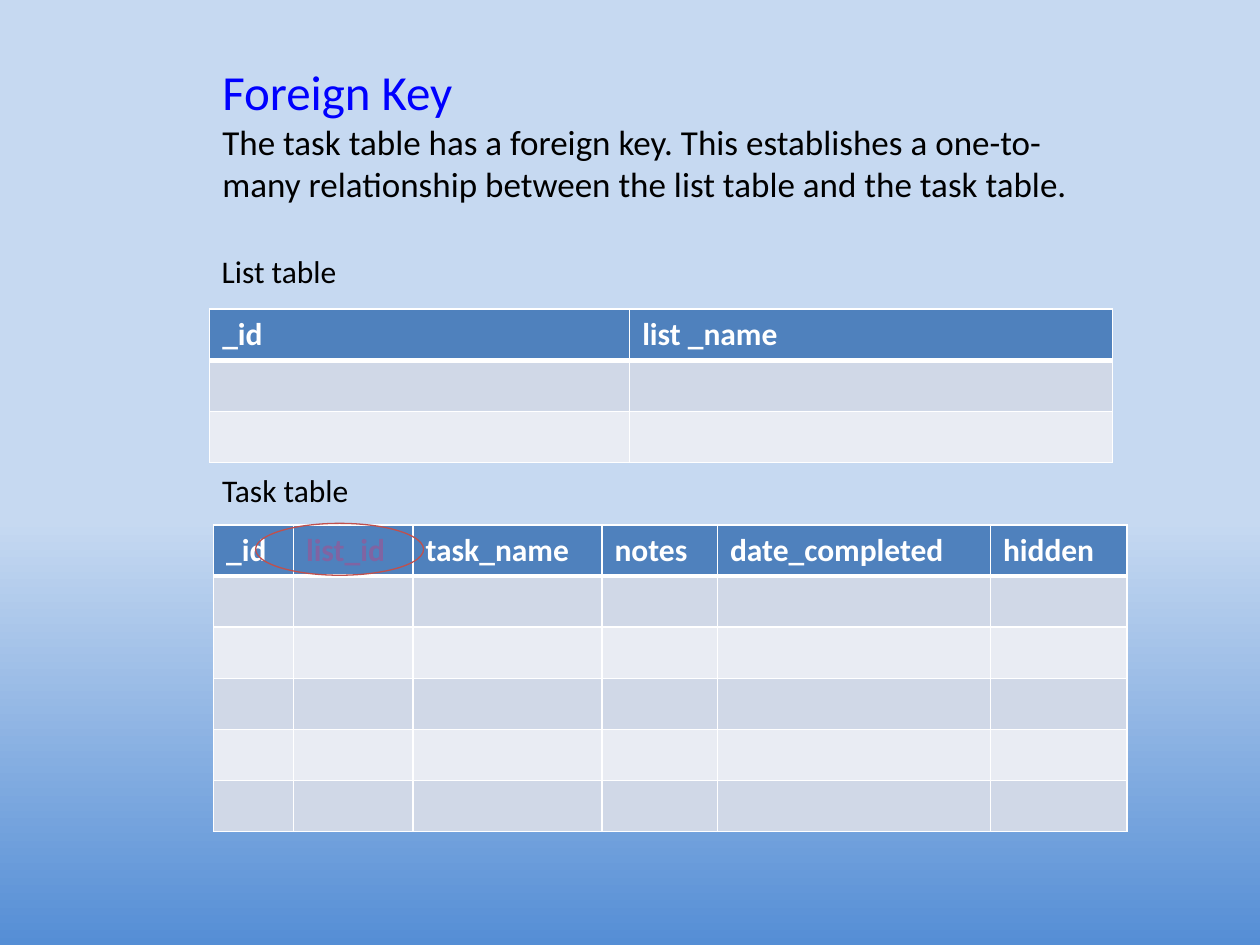
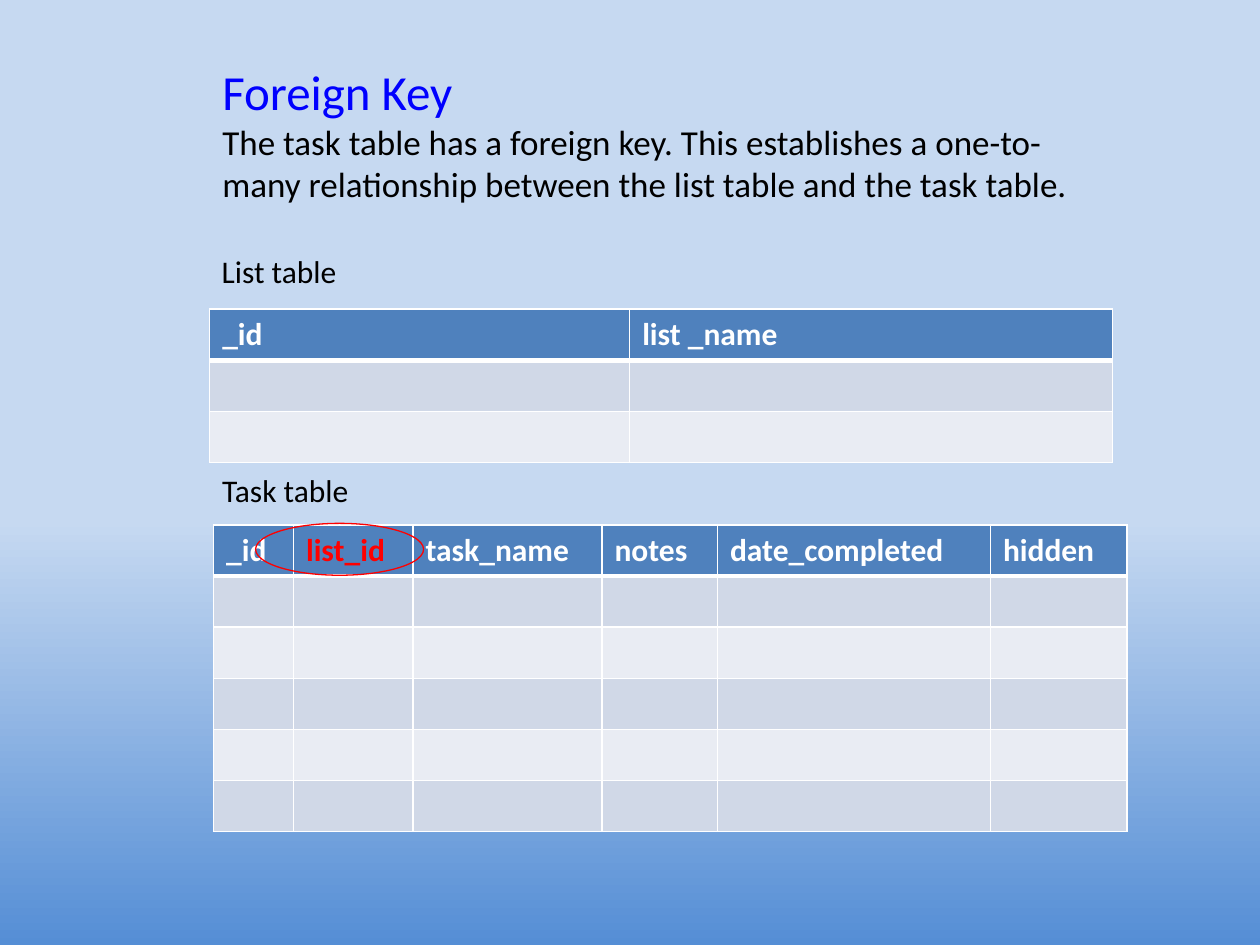
Before and after one commit to UO-CIS/CIS399Android-CourseMaterials, a slide deck: slide 10 of Notes and Slides/CIS399Wk3Day3-SQLIteDatabases.pptx. Drawn at 1260x945 pixels with LibreOffice and Linux fonts; fonts in the diff are those of the drawing. Boxes give left, top, right and bottom in pixels: in the first picture for what was removed or moved away, otherwise in the second. Text is boxed around its words. In the diff, an @@ line names an element or a change of style, - is before the commit and + after.

```diff
--- a/Notes and Slides/CIS399Wk3Day3-SQLIteDatabases.pptx
+++ b/Notes and Slides/CIS399Wk3Day3-SQLIteDatabases.pptx
@@ table at [214,525,1128,832] @@
@@ text colour #8064A2 to #FF0000 in "list_id" @@
@@ ellipse at [256,523,423,575]: outline #C0504D 0.75 pt to #FF0000 0.75 pt @@
```
Also in this commit, not shown: 6 other slides changed, 2 other files.
